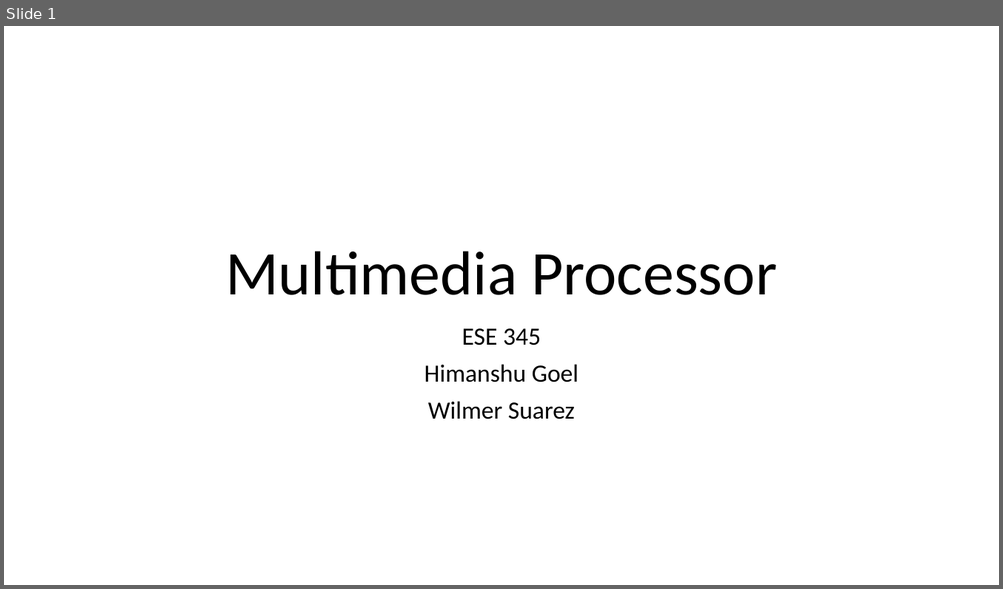
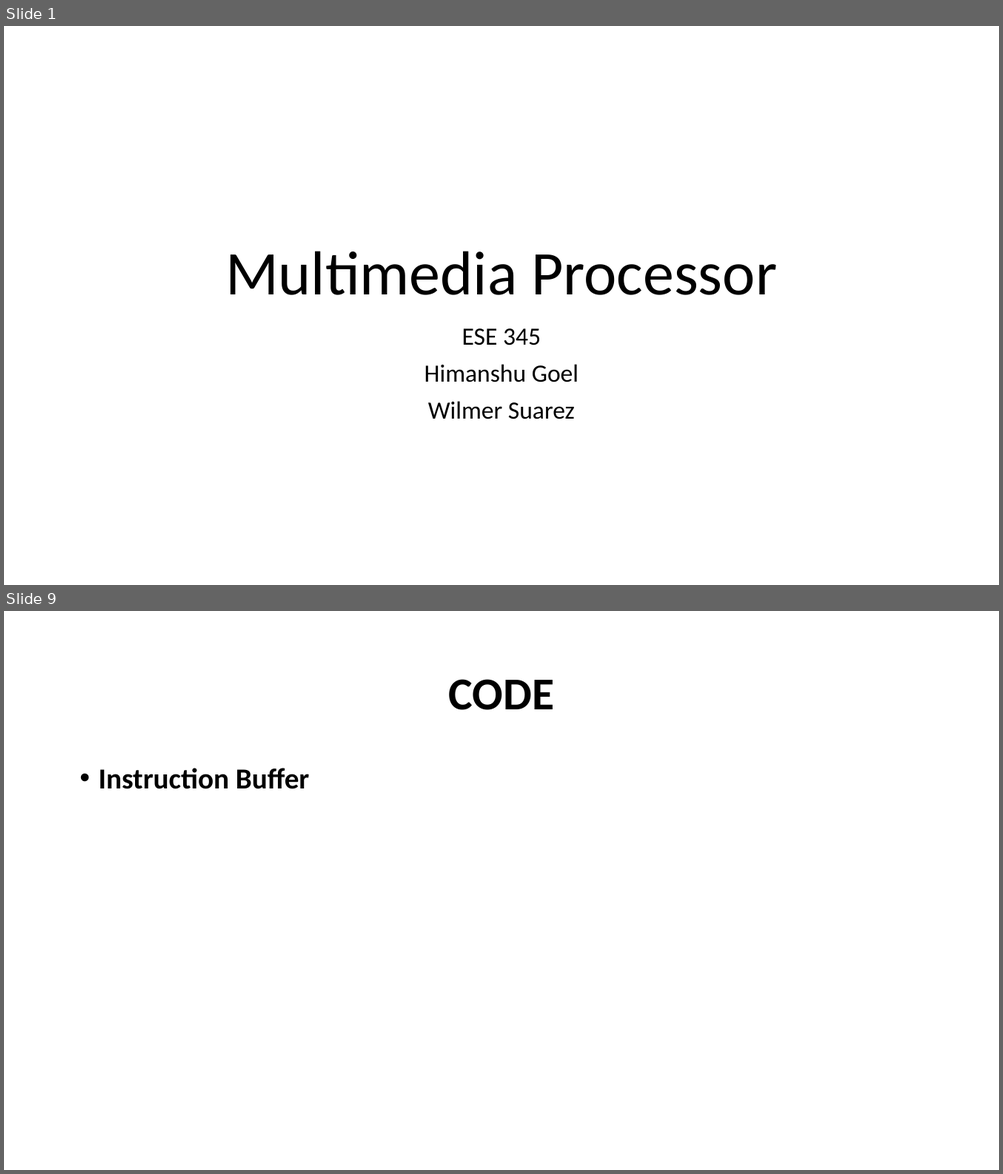
Before and after one commit to WilmerSuarez/Multimedia_Processor_ESE345, a slide deck: Report___Presentation/Presentation.pptx. Shown one above the other, each under a label of ours: slide 1 before the commit, slides 1 and 9 after it; the slides between them are not shown. The pictures are 1003x589 and 1003x1174 pixels, drawn with LibreOffice and Linux fonts; fonts in the diff are those of the drawing. Boxes give left, top, right and bottom in pixels: in the first picture for what was removed or moved away, otherwise in the second. Text is boxed around its words. In the diff, an @@ line names an element or a change of style, - is before the commit and + after.

```diff
--- a/Report___Presentation/Presentation.pptx
+++ b/Report___Presentation/Presentation.pptx
@@ slide 9 added at [4,611,999,1170], background #FFFFFF @@
@@ title added at [449,679,555,710], 44 pt, text #000000, bold @@
+CODE
@@ text added at [99,768,309,789], 28 pt, text #000000, bold @@
+• Instruction Buffer
```
Also in this commit, not shown: 14 other slides added, 1 slide removed, 13 other files.
